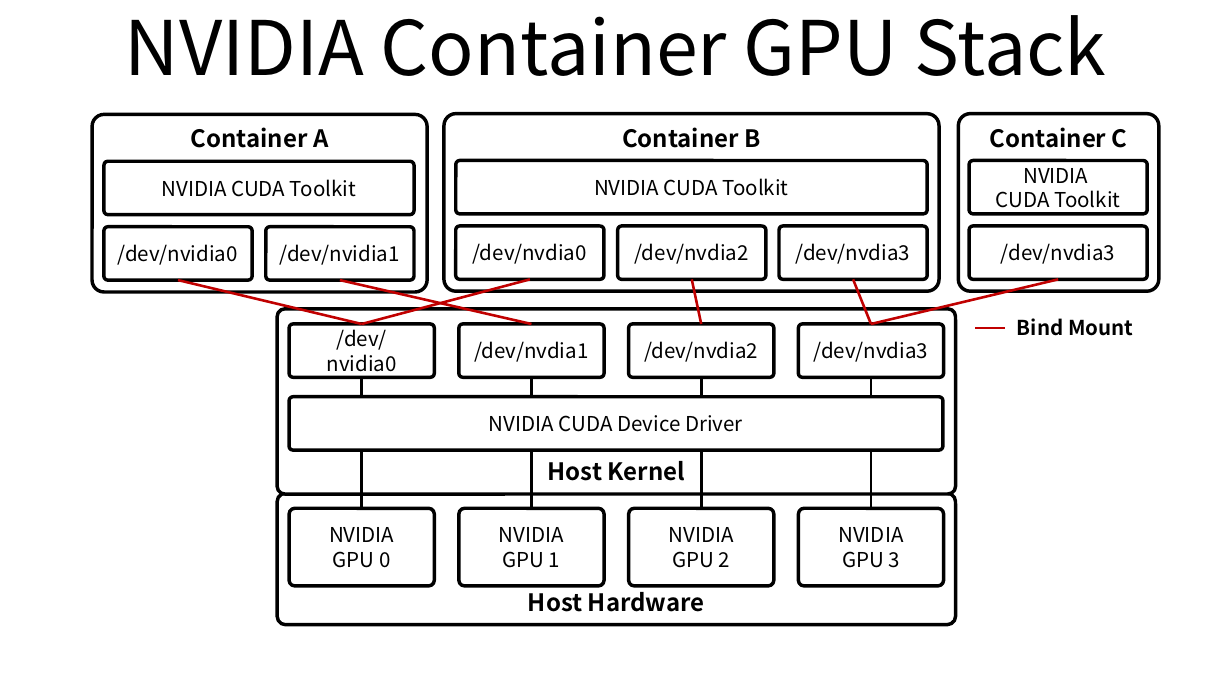
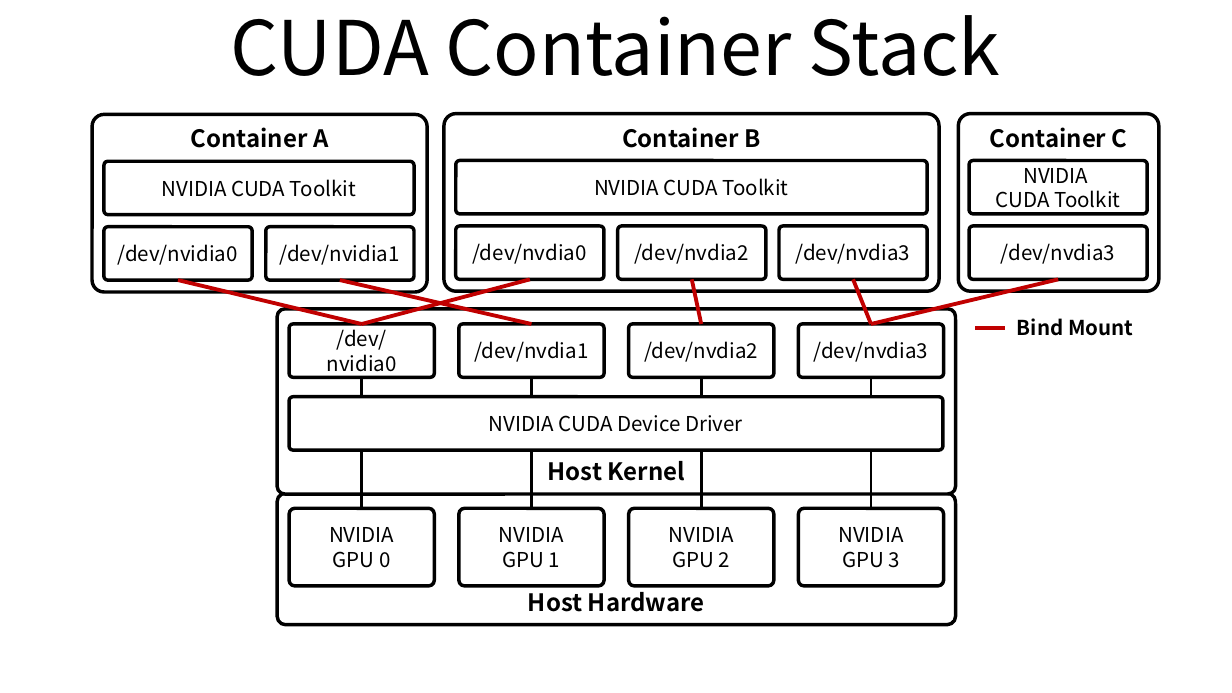
Before and after one commit to ssup2/blog-old, a slide deck: slide 3 of images/theory_analysis/Container_NVIDA_CUDA_GPU/Container_NVIDA_CUDA_GPU.pptx (slide 1 before the commit). Drawn at 1232x693 pixels with LibreOffice and Linux fonts; fonts in the diff are those of the drawing. Boxes give left, top, right and bottom in pixels: in the first picture for what was removed or moved away, otherwise in the second. Text is boxed around its words. In the diff, an @@ line names an element or a change of style, - is before the commit and + after.

```diff
--- a/images/theory_analysis/Container_NVIDA_CUDA_GPU/Container_NVIDA_CUDA_GPU.pptx
+++ b/images/theory_analysis/Container_NVIDA_CUDA_GPU/Container_NVIDA_CUDA_GPU.pptx
@@ title at (231, 15, 1001, 76): text changed @@
-NVIDIA Container GPU Stack
+CUDA Container Stack
@@ line (177, 280) - (362, 324): stroke #C00000 1.5 pt to #C00000 2.25 pt @@
@@ line (340, 280) - (531, 324): stroke #C00000 1.5 pt to #C00000 2.25 pt @@
@@ line (530, 280) - (362, 324): stroke #C00000 1.5 pt to #C00000 2.25 pt @@
@@ line (1058, 280) - (871, 324): stroke #C00000 1.5 pt to #C00000 2.25 pt @@
```
Also in this commit, not shown: 2 slides added, 4 other files.
